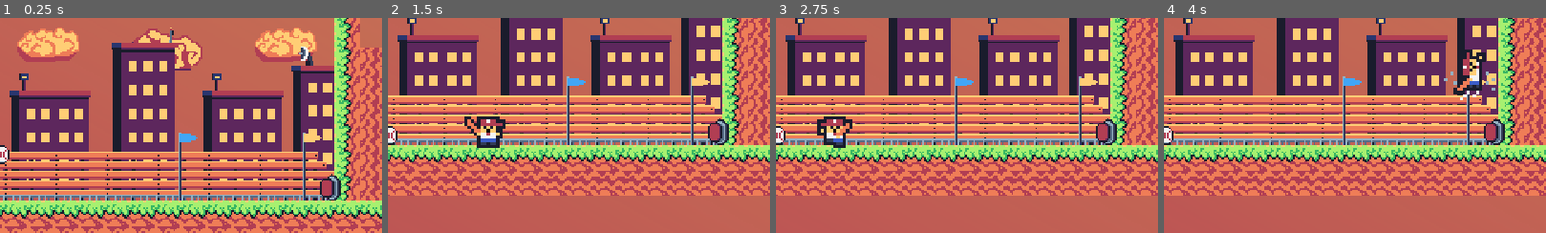
Above: before the commit, frames 1-4 (left to right).
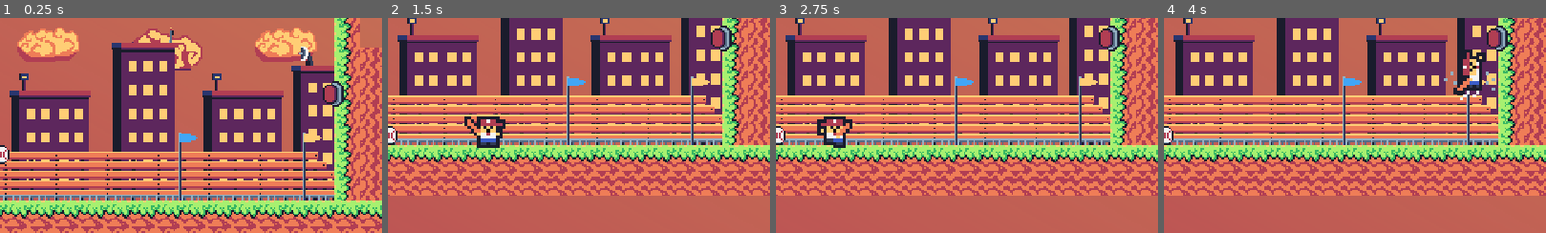
Above: after the commit, the same moments.

Repository: vmfragoso/paipo-game
Game: Godot game, scene res://scenes/main.tscn
Same seed, same stepped clock (60 frames per second), same inputs: the game is played once before the commit and once after it.
Inputs (mouse positions are % of the whole screen's width and height, from its top left):
- Up to frame 1 (0.25 s): no input
- Up to frame 2 (1.5 s): move the mouse to (72, 45) at 0.52 s; hold D (right) from 0.53 s (still down); tap Shift (run) at 0.6 s; tap Space (jump) at 0.77 s; move the mouse to (30, 55) at 1.27 s; click (30, 55) at 1.35 s
- Up to frame 3 (2.75 s): tap Space (jump) at 1.52 s; move the mouse to (60, 28) at 2.02 s; release D (right) at 2.03 s; hold A (left) from 2.03 s (still down); tap Shift (run) at 2.1 s
- Up to frame 4 (4 s): move the mouse to (45, 70) at 2.77 s; release A (left) at 2.78 s; hold D (right) from 2.78 s (still down); click (45, 70) at 2.85 s; tap Space (jump) at 3.02, 3.77 s; move the mouse to (80, 65) at 3.52 s; tap Shift (run) at 3.6 s
The pictures show only the part of the screen within x 50-100%, y 23-73%; the shares and areas given below are measured in that part.

The runs differ from the first frame. In frame 1, 1.0% of the frame differs, in the area x 83-90%, y 29-85%; in frame 2, 1.0%, in the area x 83-90%, y 3-60%; in frame 3, 1.0%; in frame 4, 1.0%.

Commit message:
HealthBar done + explosion

Diff:
--- a/scenes/ball.gd
+++ b/scenes/ball.gd
@@ -1,11 +1,17 @@
 extends RigidBody2D
+
+@export var piece_scene: PackedScene
+@export var pieces_spritesheet: Texture2D
+@export var piece_size: int = 16
 
 @onready var particles = $hitParticles
 @onready var label_damage = $Label
+@onready var explosion_particles = $Explosion
 
 
 #CONST
 const HP_MAX = 10
+
 
 
 #GLOBAL VARIABLES
@@ -14,6 +20,10 @@
 var tween_atual: Tween
 var wobble_atual: Tween
 var hp: int = HP_MAX
+var is_dying = false
+var ball_pieces =[]
+
+#SIGNALS
 signal hp_changed(current_hp,max_hp)
 
 func _ready() -> void:
@@ -22,6 +32,8 @@
 
 func hit_effect(matrix_ativo: bool, hit_impact):
 	print("BOLA APANHOU E FICOU BRANCA")
+	if is_dying:
+		return
 	take_damage(hit_impact)
 	impact_position = self.global_position + Vector2(0,-16)
 
@@ -43,19 +55,18 @@
 
 
 func take_damage (hit_impact):
-	if hp <= 0:
-		hp = 10
 	var damage = 1
 	if hit_impact >= 900:
 		damage = 2
 	hp = max(0, hp - damage)
 
-	print("BALL: vou emitir. Conexões = ", hp_changed.get_connections().size())
-	print("BALL: lista = ", hp_changed.get_connections())
+	#print("BALL: vou emitir. Conexões = ", hp_changed.get_connections().size())
+	#print("BALL: lista = ", hp_changed.get_connections())
 	hp_changed.emit(hp, HP_MAX)
-	print("BALL: emiti.")
-
 	print("Bola tomou %d de dano. HP atual: %d/%d" % [damage, hp, HP_MAX])
+
+	if hp <= 0:
+		die()
 
 
 func wiggle_wiggle_wiggle (hit_impact):
@@ -93,3 +104,120 @@
 	wobble_tween.tween_property(label_damage, "rotation", deg_to_rad(20), 0.07)
 	wobble_tween.tween_property(label_damage, "rotation", deg_to_rad(-20), 0.14)
 	wobble_tween.tween_property(label_damage, "rotation", deg_to_rad(0), 0.07)
+
+func die():
+	print("=== DIE CHAMADO ===")
+	$CollisionShape2D.set_deferred("disabled", true)
+	is_dying = true
+	#print("Velocidade atual: ", linear_velocity.length())
+	#while linear_velocity.length() > 5:
+	#	await get_tree().process_frame
+	#		print("Bola parou. Velocidade: ", linear_velocity.length())
+
+	#await get_tree().process_frame
+
+
+	set_deferred("freeze" ,true)
+	print("Freeze setado")
+
+	await implosion_shake(0.8)
+	print("Shake terminou")
+
+	$Sprite2D.visible = false
+	$CollisionShape2D.set_deferred("disable", true)
+	print("Bola escondida, vou spawnar pedaços")
+
+	spawn_pieces()
+	explosion_particles.emitting = true
+
+
+	await get_tree().create_timer(5.0).timeout
+	print("5 segundos passaram")
+
+	await gather_pieces(0.4)
+	print("Gather terminou")
+
+	respawn()
+	print("Respawn feito")
+
+
+func implosion_shake(duration):
+	var original_pos = position
+	var elapsed = 0.0
+	while elapsed < duration:
+		# shaking shaking
+		var intensity = lerp(0.5, 2.5, elapsed / duration)
+		position = original_pos + Vector2(
+			randf_range(-intensity, intensity),
+			randf_range(-intensity, intensity)
+		)
+		elapsed += get_process_delta_time()
+		await get_tree().process_frame
+	position = original_pos
+
+func spawn_pieces():
+
+	print("=== SPAWN PIECES ===")
+	print("piece_scene: ", piece_scene)
+	print("pieces_spritesheet: ", pieces_spritesheet)
+	print("piece_size: ", piece_size)
+
+	var no_friction_mat = PhysicsMaterial.new()
+	no_friction_mat.friction = 0.0
+	no_friction_mat.bounce = 0.5
+
+	ball_pieces.clear()
+	for i in range(4):
+		var piece = piece_scene.instantiate()
+		piece.continuous_cd = RigidBody2D.CCD_MODE_CAST_RAY
+		get_parent().add_child(piece)
+		piece.global_position = global_position
+		piece.gravity_scale = 1.0
+		piece.physics_material_override = no_friction_mat
+
+		# recorta a região do pedaço i do spritesheet
+		var atlas = AtlasTexture.new()
+		atlas.atlas = pieces_spritesheet
+		atlas.region = Rect2(i * piece_size, 0, piece_size, piece_size)
+		piece.get_node("Sprite2D").texture = atlas
+
+		# impulso pra fora em 4 diagonais
+		var horizontal_force = randf_range(-100, 200)
+		var vertical_force = randf_range(-600, -750)  # negativo = pra cima
+		var force = Vector2(horizontal_force, vertical_force)
+
+		piece.apply_impulse(force)
+
+		piece.angular_velocity = randf_range(-10, 10)
+
+
+		ball_pieces.append(piece)
+
+
+func gather_pieces(duration):
+	var start_positions = []
+	for p in ball_pieces:
+		p.freeze = true
+		start_positions.append(p.global_position)
+
+	var elapsed = 0.0
+	while elapsed < duration:
+		var t = elapsed / duration
+		for i in range(ball_pieces.size()):
+			ball_pieces[i].global_position = start_positions[i].lerp(global_position, t)
+		elapsed += get_process_delta_time()
+		await get_tree().process_frame
+
+	for p in ball_pieces:
+		p.queue_free()
+	ball_pieces.clear()
+
+func respawn():
+	$Sprite2D.visible = true
+	$CollisionShape2D.set_deferred("disabled", false)
+	set_deferred("freeze", false)
+	linear_velocity = Vector2.ZERO
+	angular_velocity = 0
+	hp = HP_MAX
+	is_dying = false
+	hp_changed.emit(hp, HP_MAX)
--- a/scenes/ball.tscn
+++ b/scenes/ball.tscn
@@ -2,7 +2,9 @@
 
 [ext_resource type="Texture2D" uid="uid://daiiernq0dxwg" path="res://assets/sprites/ball/ball_16x16.png" id="1_7s4qf"]
 [ext_resource type="Script" uid="uid://bm24j5afkpwjg" path="res://scenes/ball.gd" id="1_cxlvu"]
+[ext_resource type="PackedScene" uid="uid://clpty45pcbk53" path="res://scenes/ball_shattered.tscn" id="2_eew57"]
 [ext_resource type="Script" uid="uid://c48p8kntwlgnv" path="res://scenes/camera_ball2d.gd" id="3_f7cbr"]
+[ext_resource type="Texture2D" uid="uid://5ca0aunhc155" path="res://assets/sprites/ball/ball_shattered16x16.png" id="3_jj7gd"]
 
 [sub_resource type="PhysicsMaterial" id="PhysicsMaterial_7s4qf"]
 bounce = 0.51
@@ -35,9 +37,30 @@
 hue_variation_min = -2.2351742e-08
 hue_variation_max = 0.99999994
 
+[sub_resource type="Gradient" id="Gradient_eew57"]
+offsets = PackedFloat32Array(0, 0.25283018, 0.50566036, 0.7471698, 1)
+colors = PackedColorArray(0.953125, 0, 0, 1, 1, 0.515625, 0, 1, 1, 0.984375, 0, 1, 0, 1, 0.484375, 1, 0, 0.859375, 1, 1)
+
+[sub_resource type="GradientTexture1D" id="GradientTexture1D_jj7gd"]
+gradient = SubResource("Gradient_eew57")
+
+[sub_resource type="ParticleProcessMaterial" id="ParticleProcessMaterial_fwo8l"]
+lifetime_randomness = 0.23
+particle_flag_disable_z = true
+direction = Vector3(0, -1, 0)
+spread = 30.0
+initial_velocity_min = 84.5
+initial_velocity_max = 159.87
+gravity = Vector3(0, 400, 0)
+linear_accel_min = -6.690002
+linear_accel_max = 35.26
+color_initial_ramp = SubResource("GradientTexture1D_jj7gd")
+
 [node name="Ball" type="RigidBody2D" unique_id=1866096816]
 physics_material_override = SubResource("PhysicsMaterial_7s4qf")
 script = ExtResource("1_cxlvu")
+piece_scene = ExtResource("2_eew57")
+pieces_spritesheet = ExtResource("3_jj7gd")
 
 [node name="Sprite2D" type="Sprite2D" parent="." unique_id=188359494]
 position = Vector2(-1, 1)
@@ -65,3 +88,12 @@
 offset_right = 12.0
 offset_bottom = -6.0
 text = "5"
+
+[node name="Explosion" type="GPUParticles2D" parent="." unique_id=1199447446]
+emitting = false
+amount = 30
+one_shot = true
+speed_scale = 1.37
+explosiveness = 1.0
+randomness = 1.0
+process_material = SubResource("ParticleProcessMaterial_fwo8l")
--- /dev/null
+++ b/scenes/ball_shattered.tscn
@@ -0,0 +1,11 @@
+[gd_scene format=3 uid="uid://clpty45pcbk53"]
+
+[sub_resource type="RectangleShape2D" id="RectangleShape2D_o5ksm"]
+size = Vector2(0, 0)
+
+[node name="BallShattered" type="RigidBody2D" unique_id=647922246]
+
+[node name="Sprite2D" type="Sprite2D" parent="." unique_id=1446273966]
+
+[node name="CollisionShape2D" type="CollisionShape2D" parent="." unique_id=1560922461]
+shape = SubResource("RectangleShape2D_o5ksm")
--- a/scenes/main.tscn
+++ b/scenes/main.tscn
@@ -9,6 +9,8 @@
 [ext_resource type="Texture2D" uid="uid://bid5lyuu23gxn" path="res://assets/sprites/tiles/grasstile16x48.png" id="3_sugp2"]
 [ext_resource type="PackedScene" uid="uid://t3yfii3lle6e" path="res://scenes/button.tscn" id="7_o6xl0"]
 [ext_resource type="PackedScene" uid="uid://b3n5rw57rpr80" path="res://scenes/hud.tscn" id="8_tipki"]
+[ext_resource type="PackedScene" uid="uid://clpty45pcbk53" path="res://scenes/ball_shattered.tscn" id="8_ya4ey"]
+[ext_resource type="Texture2D" uid="uid://5ca0aunhc155" path="res://assets/sprites/ball/ball_shattered16x16.png" id="9_eb6dy"]
 
 [sub_resource type="Gradient" id="Gradient_sugp2"]
 offsets = PackedFloat32Array(0, 0.98395723)
@@ -153,9 +155,12 @@
 
 [node name="Ball" parent="." unique_id=1866096816 instance=ExtResource("2_0wfyh")]
 position = Vector2(270, 186)
+piece_scene = ExtResource("8_ya4ey")
+pieces_spritesheet = ExtResource("9_eb6dy")
 
 [node name="button" parent="." unique_id=819707588 instance=ExtResource("7_o6xl0")]
-position = Vector2(477, 231)
+position = Vector2(479, 173)
 rotation = -1.5707964
+freeze = true
 
 [node name="HUD" parent="." unique_id=1749562090 instance=ExtResource("8_tipki")]
Binary file added: assets/sprites/ball/ball_shattered16x16.png
Not shown, added: assets/sprites/ball/ball_shattered16x16.png.import
